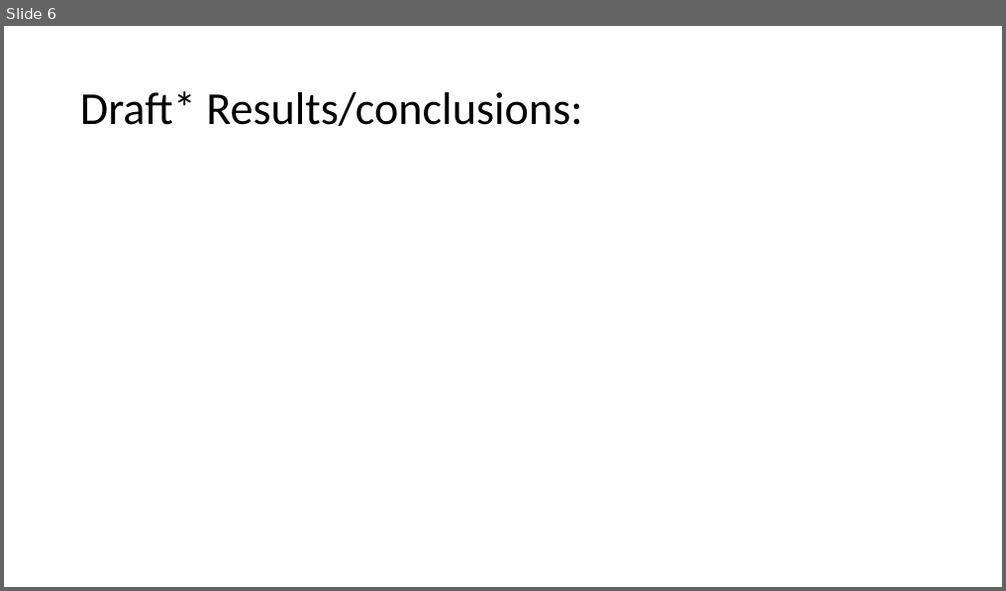
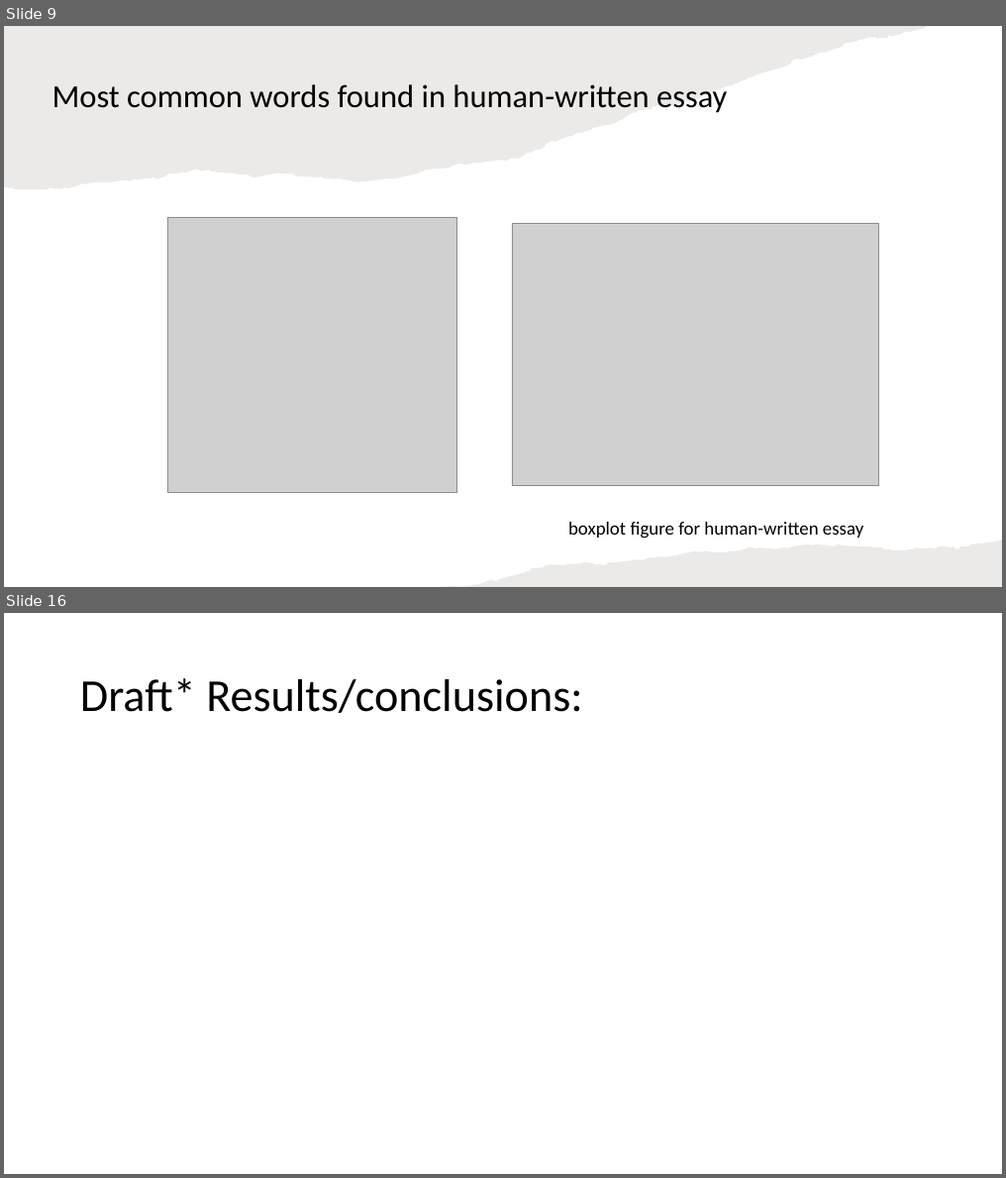
Before and after one commit to christiebarron/aiTextDetector, a slide deck: projectPlanning/project1Presentation.pptx. Shown one above the other, each under a label of ours: slide 6 before the commit, slides 9 and 16 after it; the slides between them are not shown. The pictures are 1006x591 and 1006x1178 pixels, drawn with LibreOffice and Linux fonts; fonts in the diff are those of the drawing; grey boxes stand for pictures. Boxes give left, top, right and bottom in pixels: in the first picture for what was removed or moved away, otherwise in the second. Text is boxed around its words. In the diff, an @@ line names an element or a change of style, - is before the commit and + after.

```diff
--- a/projectPlanning/project1Presentation.pptx
+++ b/projectPlanning/project1Presentation.pptx
@@ slide 9 added at (x1=4, y1=26, x2=1002, y2=587), background #FFFFFF @@
@@ freeform shape added at (x1=4, y1=26, x2=927, y2=190), fill #82766A at 15% opacity @@
@@ title added at (x1=53, y1=84, x2=727, y2=113), 31 pt, text #000000 @@
+Most common words found in human-written essay
@@ picture added at (x1=167, y1=218, x2=456, y2=493) @@
@@ picture added at (x1=512, y1=224, x2=878, y2=486) @@
@@ text added at (x1=568, y1=522, x2=863, y2=539), 18 pt, text #000000 @@
+boxplot figure for human-written essay
@@ freeform shape added at (x1=439, y1=541, x2=1002, y2=587), fill #82766A at 15% opacity @@
@@ what was slide 6 is now slide 16 @@
```
Also in this commit, not shown: 4 slides changed, 10 other slides added, 1 slide removed, 13 other files.
